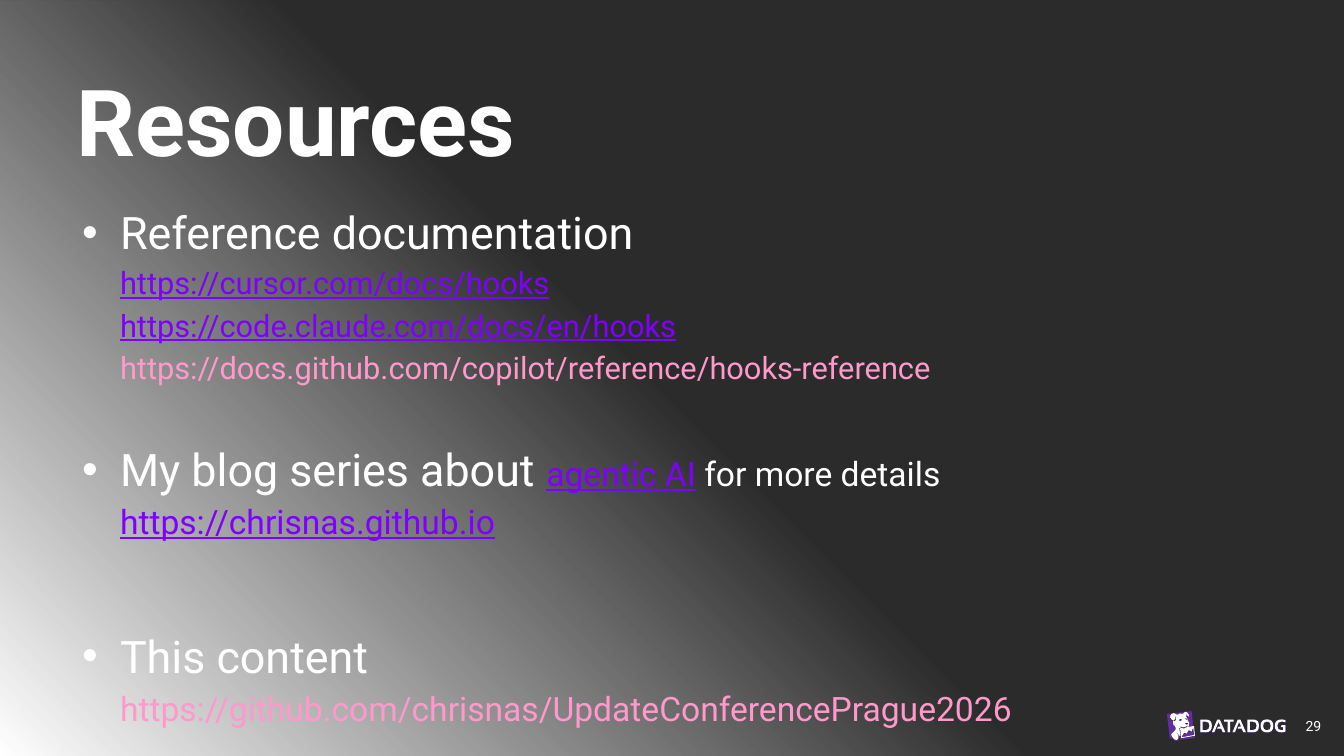
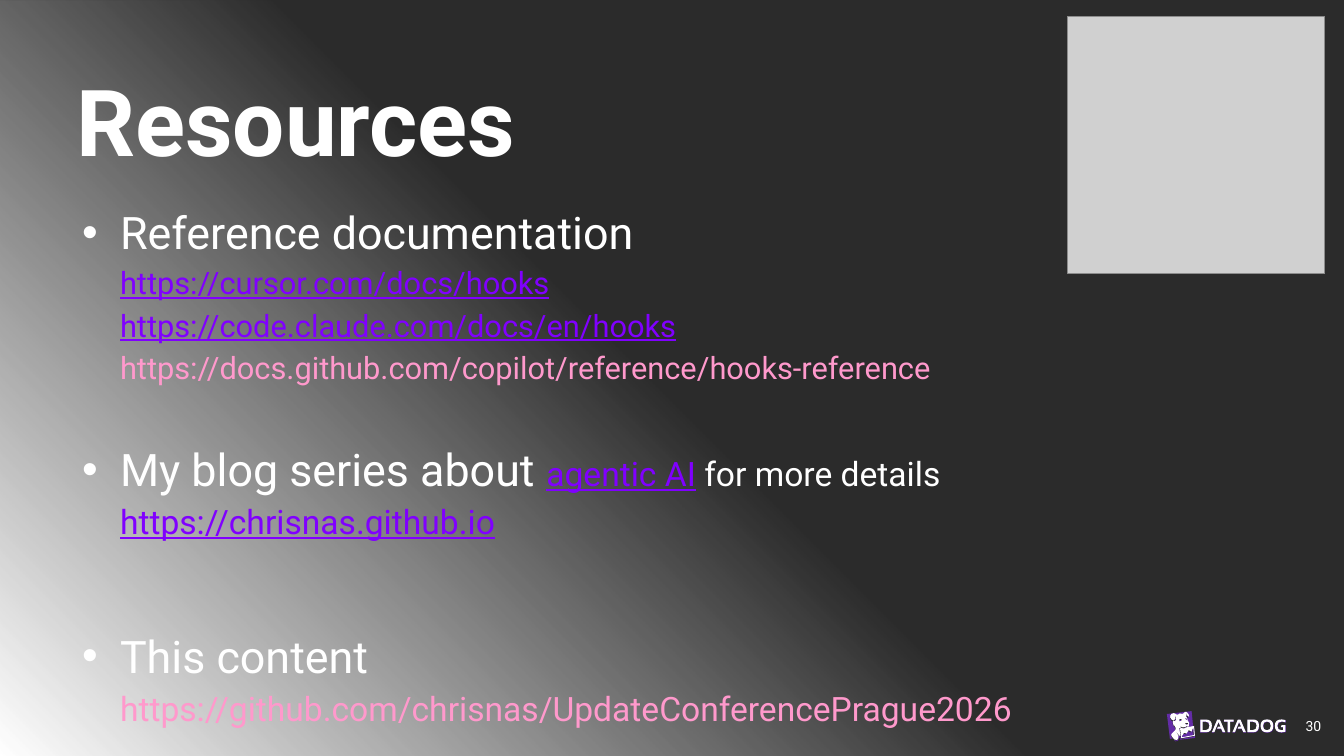
Before and after one commit to chrisnas/UpdateConferencePrague2026, a slide deck: slide 30 of HarnessSpy/Slides/HarnessSpy.pptx (slide 29 before the commit). Drawn at 1344x756 pixels with LibreOffice and Linux fonts; fonts in the diff are those of the drawing; grey boxes stand for pictures; background and template pictures are left out; a plain dark background stands for a picture behind light text. Boxes give left, top, right and bottom in pixels: in the first picture for what was removed or moved away, otherwise in the second. Text is boxed around its words. In the diff, an @@ line names an element or a change of style, - is before the commit and + after.

```diff
--- a/HarnessSpy/Slides/HarnessSpy.pptx
+++ b/HarnessSpy/Slides/HarnessSpy.pptx
@@ picture added at [1068, 17, 1325, 274] @@
@@ page number at [1306, 721, 1322, 731]: text changed @@
-29
+30
```
Also in this commit, not shown: 1 other slide changed, 3 slides added, 1 slide removed, 1 other file.
